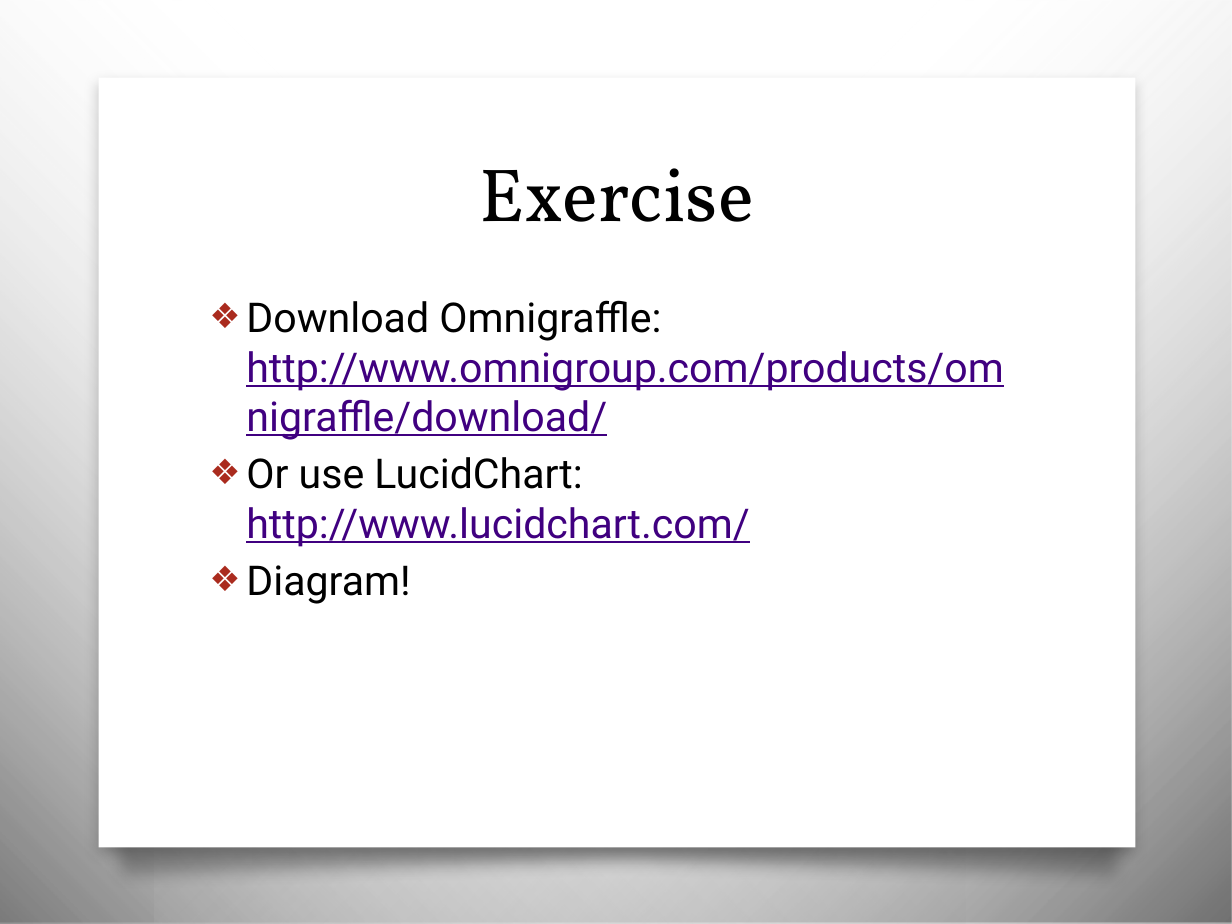
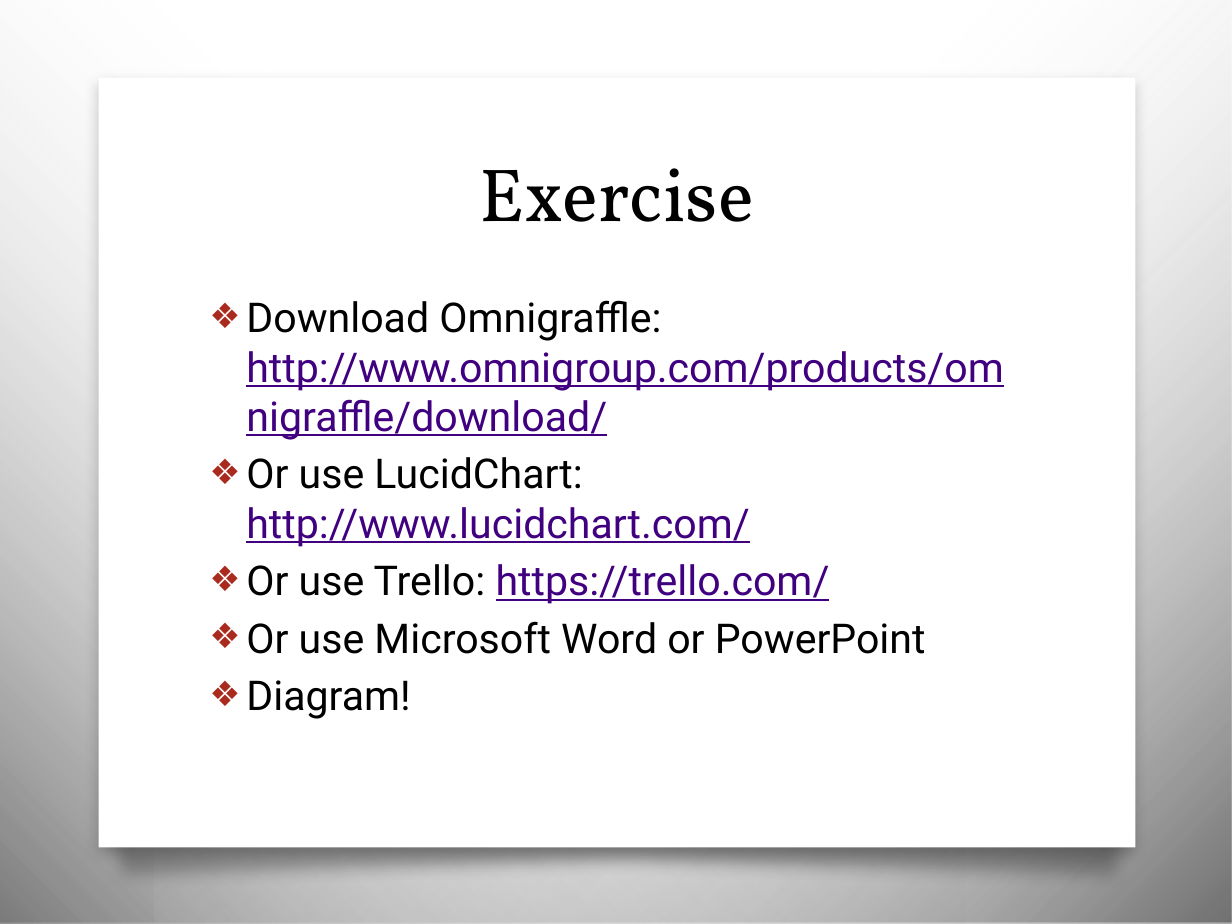
Before and after one commit to awayken/USF-ART329, a slide deck: slide 33 of slides/classfive/slides.pptx. Drawn at 1232x924 pixels with LibreOffice and Linux fonts; fonts in the diff are those of the drawing; background and template pictures are left out. Boxes give left, top, right and bottom in pixels: in the first picture for what was removed or moved away, otherwise in the second. Text is boxed around its words. In the diff, an @@ line names an element or a change of style, - is before the commit and + after.

Commit message:
Added Trello to card sort apps to try.

```diff
--- a/slides/classfive/slides.pptx
+++ b/slides/classfive/slides.pptx
@@ text at box(246, 564, 926, 654): paragraphs added @@
+❖ Or use Trello: https://trello.com/
+❖ Or use Microsoft Word or PowerPoint
```
Also in this commit, not shown: 1 other slide changed.
